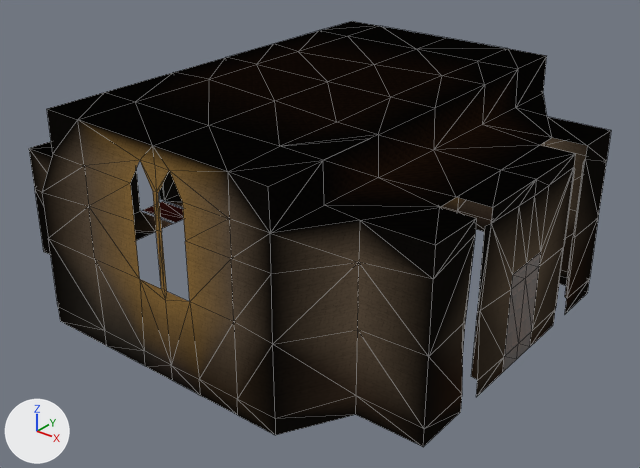
Renders of the glTF model assets/boss_room/room.glb from each side of a commit.
Camera for both pictures: a camera (50 mm lens) standing at (341.0, -433.0, 308.0) and looking at (-1.0, -5.0, 43.0). Lighting does not change. The marker at lower left points along +X, +Y and +Z. Mesh edges are drawn as thin lines. Where no turn or scale is listed for an object, it has been applied to the vertices.

In view in the first picture: 'door', 'environment'.
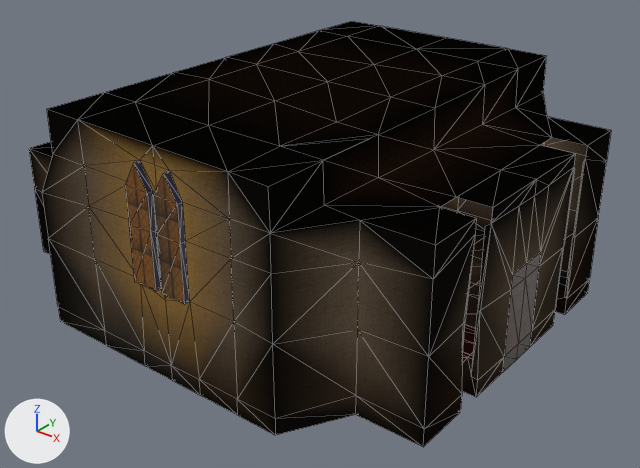
Boxes [x1, y1, x2, y2] around the edits, measured in the pictures (640 x 468 px):
'windows', added: after [125, 160, 190, 304]
    faces in mat_window: [125, 164, 185, 304]
    faces in mat_window_border: [134, 160, 190, 304]
'environment.003', added: after [462, 229, 566, 397]
    faces in mat_floor: [462, 229, 566, 397]
    faces in mat_carpet: [463, 325, 476, 359]

Edits to the bpy script that builds the scene:
```text
Add img_window_i8:
    img_window_i8 = load_image('window.i8', '_unpacked/window.i8', 64, 64, 'sRGB')
Add mat_window:
    mat_window = bpy.data.materials.new('window')
    # colours: beige #ffd187
    # uses the picture img_window_i8
Add mat_window_border:
    mat_window_border = bpy.data.materials.new('window_border')
    # nodes: BsdfPrincipled, Mix, OutputMaterial, VertexColor
    # colours: blue #0000cd
Add me_cube_010:
    me_cube_010.from_pydata(...)  # 124 vertices, 138 faces; spans x -95.0..161.0, y -147.0..147.0, z 0.0
    # faces by material slot: [94, 16, 28]
    me_cube_010.materials.append(mat_floor)
    me_cube_010.materials.append(mat_carpet_border)
    me_cube_010.materials.append(mat_carpet)
Add me_cube_005:
    me_cube_005.from_pydata(...)  # 56 vertices, 76 faces; spans x -9.0..33.0, y -151.0..152.0, z 61.0..136.0
    # faces by material slot: [20, 56]
    me_cube_005.materials.append(mat_window)
    me_cube_005.materials.append(mat_window_border)
Add ob_environment_003:
    ob_environment_003 = bpy.data.objects.new('environment.003', me_cube_010)
    ob_environment_003.location = (-11.9, 0.1, 1.0)
Add ob_windows:
    ob_windows = bpy.data.objects.new('windows', me_cube_005)
    ob_windows.location = (-11.9, 0.1, 1.0)
```
